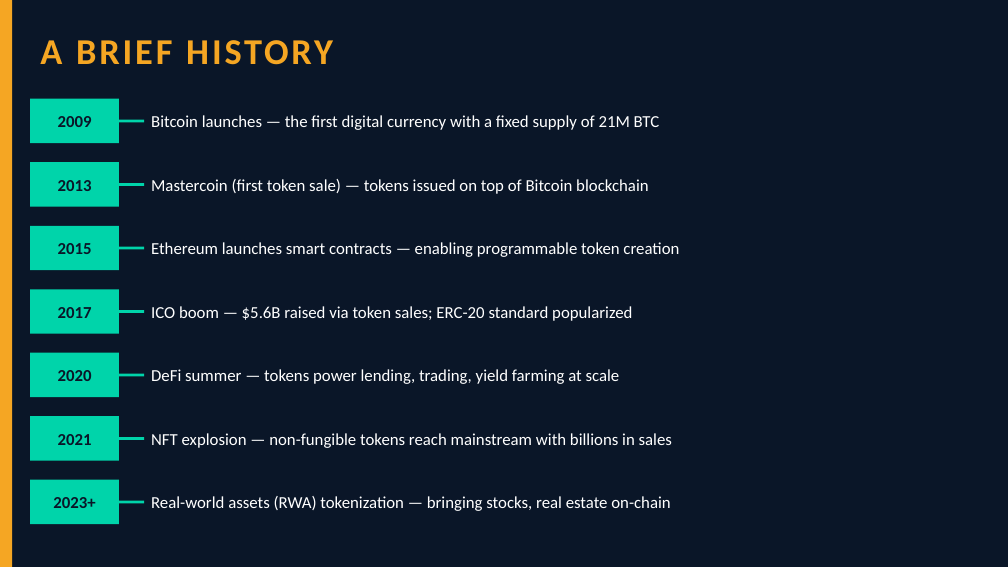
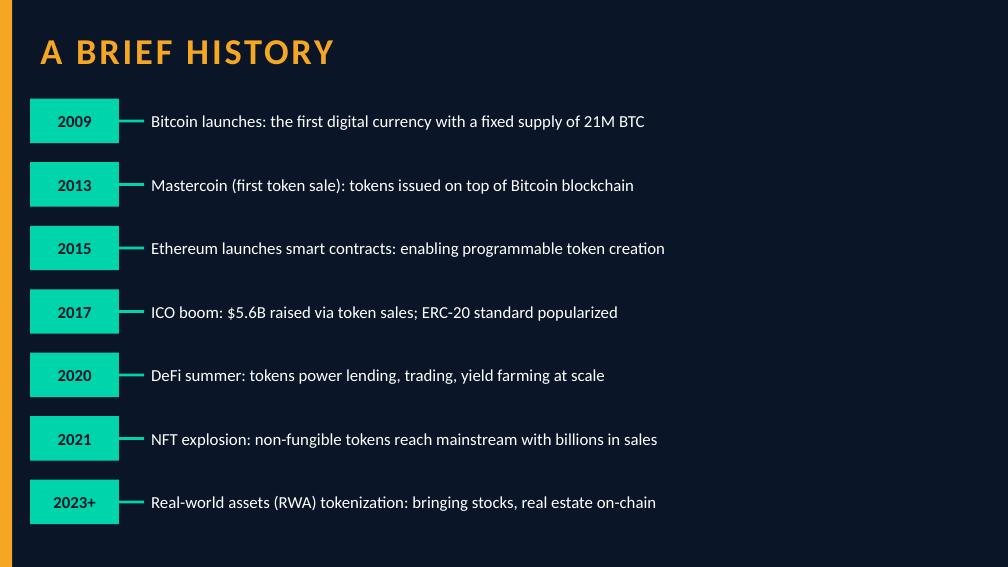
Before and after one commit to McLight-Note/Introduction-to-BlockChain, a slide deck: slide 4 of token_economies.pptx. Drawn at 1008x567 pixels with LibreOffice and Linux fonts; fonts in the diff are those of the drawing. Boxes give left, top, right and bottom in pixels: in the first picture for what was removed or moved away, otherwise in the second. Text is boxed around its words. In the diff, an @@ line names an element or a change of style, - is before the commit and + after.

```diff
--- a/token_economies.pptx
+++ b/token_economies.pptx
@@ text at (151,115,645,130): text changed @@
-Bitcoin launches — the first digital currency with a fixed supply of 21M BTC
+Bitcoin launches: the first digital currency with a fixed supply of 21M BTC
@@ text at (151,179,634,194): text changed @@
-Mastercoin (first token sale) — tokens issued on top of Bitcoin blockchain
+Mastercoin (first token sale): tokens issued on top of Bitcoin blockchain
@@ text at (151,242,665,257): text changed @@
-Ethereum launches smart contracts — enabling programmable token creation
+Ethereum launches smart contracts: enabling programmable token creation
@@ text at (151,306,618,321): text changed @@
-ICO boom — $5.6B raised via token sales; ERC-20 standard popularized
+ICO boom: $5.6B raised via token sales; ERC-20 standard popularized
@@ text at (151,369,605,384): text changed @@
-DeFi summer — tokens power lending, trading, yield farming at scale
+DeFi summer: tokens power lending, trading, yield farming at scale
@@ text at (151,433,657,448): text changed @@
-NFT explosion — non-fungible tokens reach mainstream with billions in sales
+NFT explosion: non-fungible tokens reach mainstream with billions in sales
@@ text at (151,496,656,511): text changed @@
-Real-world assets (RWA) tokenization — bringing stocks, real estate on-chain
+Real-world assets (RWA) tokenization: bringing stocks, real estate on-chain
```
Also in this commit, not shown: 13 other slides changed.
